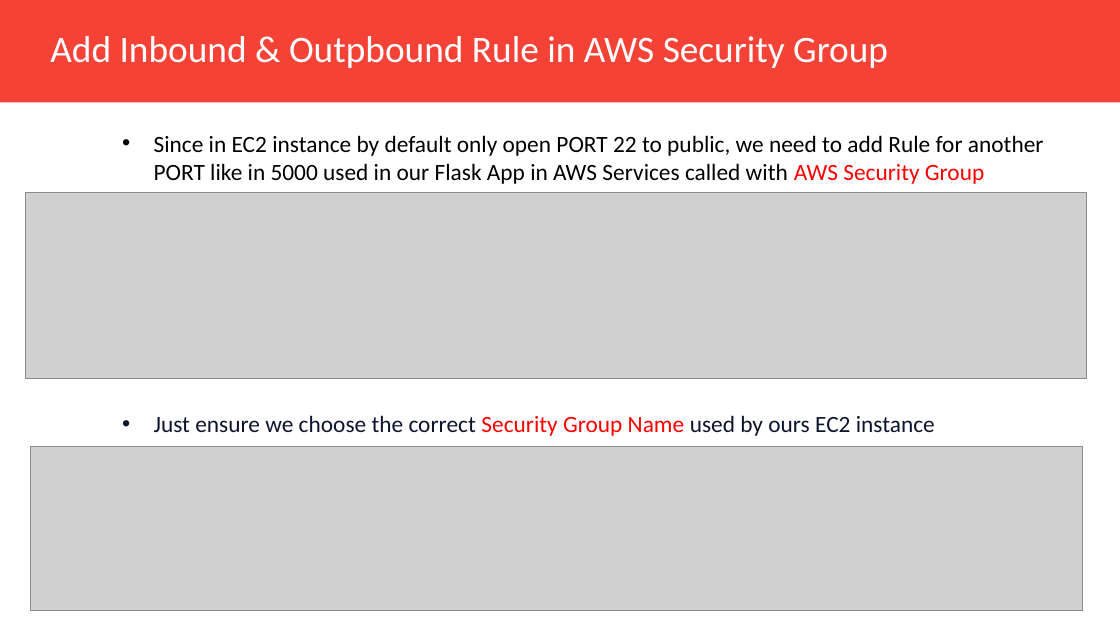
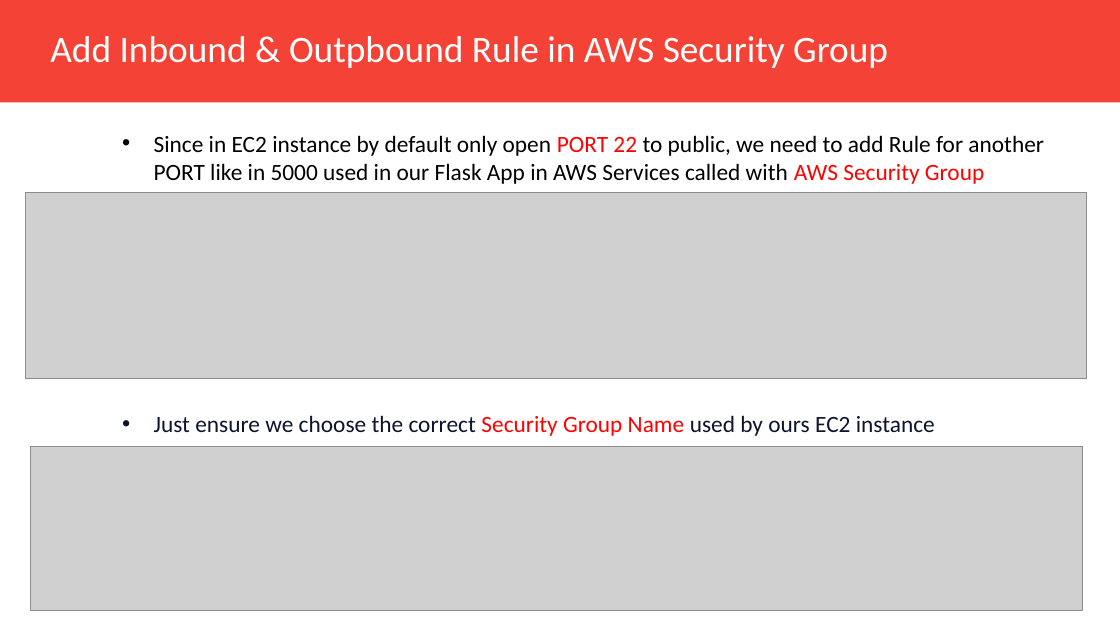
Before and after one commit to Muhammad-Yunus/Flask-Web-Development, a slide deck: slide 44 of pertemuan_9/Pertemuan_9.pptx. Drawn at 1120x630 pixels with LibreOffice and Linux fonts; fonts in the diff are those of the drawing; grey boxes stand for pictures. Boxes give left, top, right and bottom in pixels: in the first picture for what was removed or moved away, otherwise in the second. Text is boxed around its words. In the diff, an @@ line names an element or a change of style, - is before the commit and + after.

```diff
--- a/pertemuan_9/Pertemuan_9.pptx
+++ b/pertemuan_9/Pertemuan_9.pptx
@@ text at (154,135,1044,184): text colour #000000 to #FF0000 in "PORT 22" @@
```
Also in this commit, not shown: 6 other slides changed.
